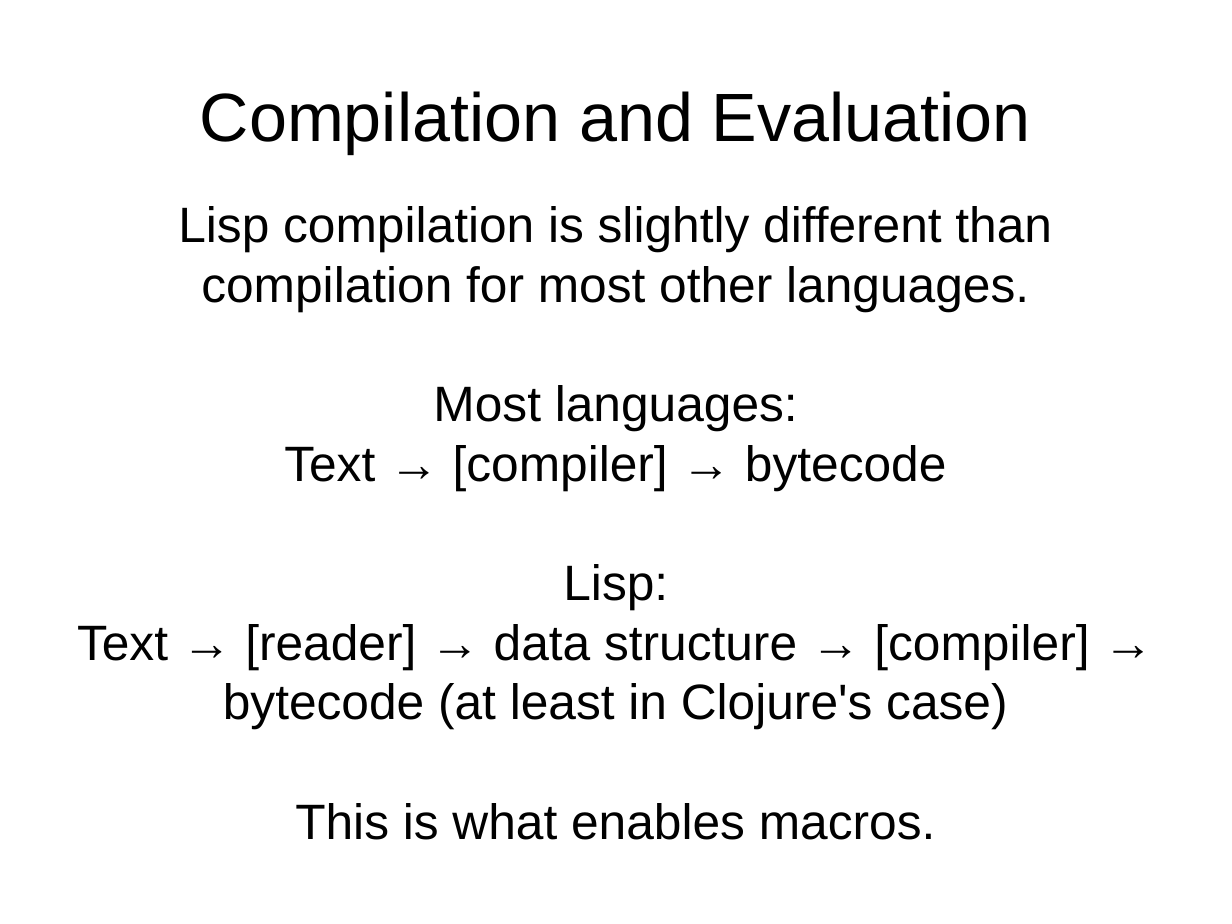
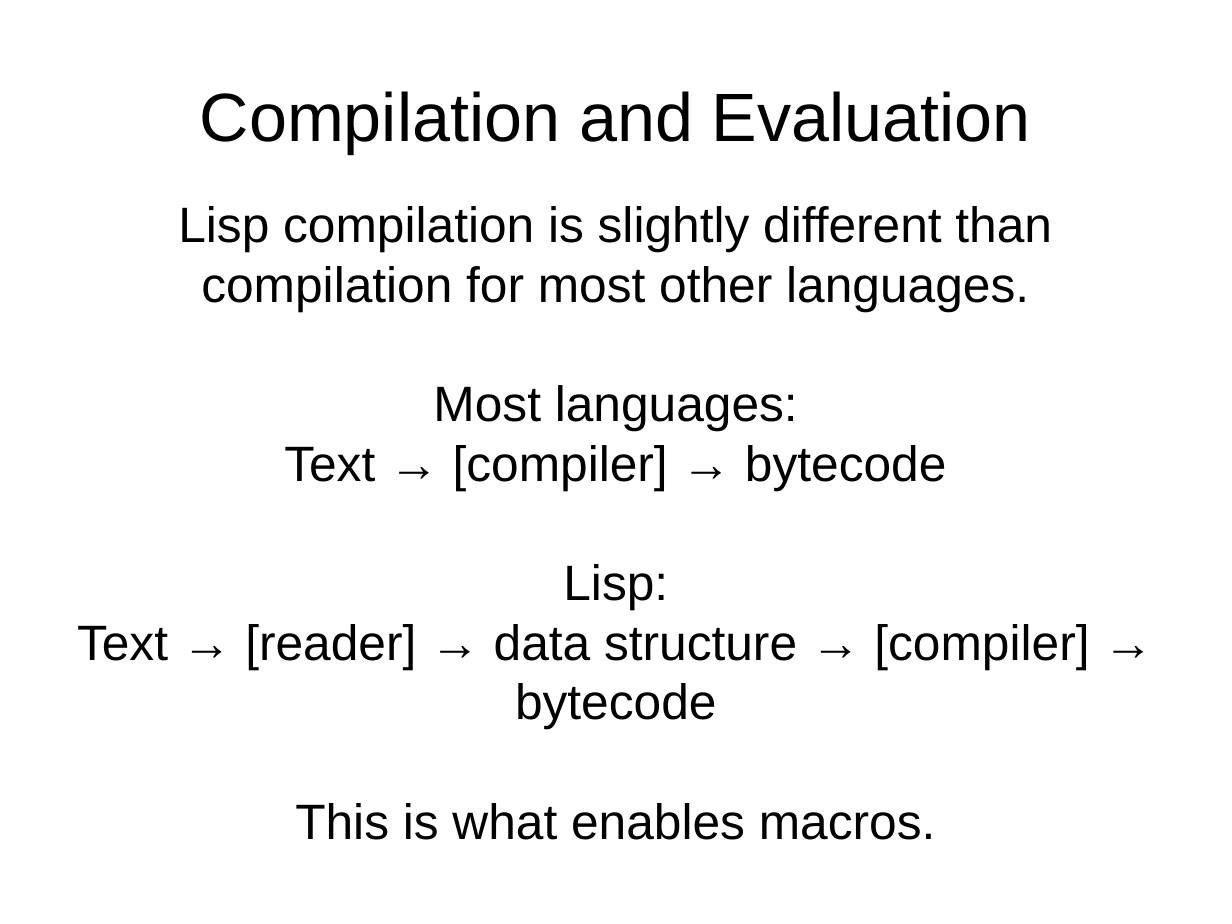
Before and after one commit to djwhitt/cposc2009, a slide deck: slide 6 of slides.odp. Drawn at 1232x924 pixels with LibreOffice and Linux fonts; fonts in the diff are those of the drawing. Boxes give left, top, right and bottom in pixels: in the first picture for what was removed or moved away, otherwise in the second. Text is boxed around its words. In the diff, an @@ line names an element or a change of style, - is before the commit and + after.

Commit message:
More slides

```diff
--- a/slides.odp
+++ b/slides.odp
@@ subtitle at (77,624,1089,729): text changed @@
-Text → [reader] → data structure → [compiler] → bytecode (at least in Clojure's case)
+Text → [reader] → data structure → [compiler] → bytecode
```
Also in this commit, not shown: 6 slides added, 2 slides removed.
